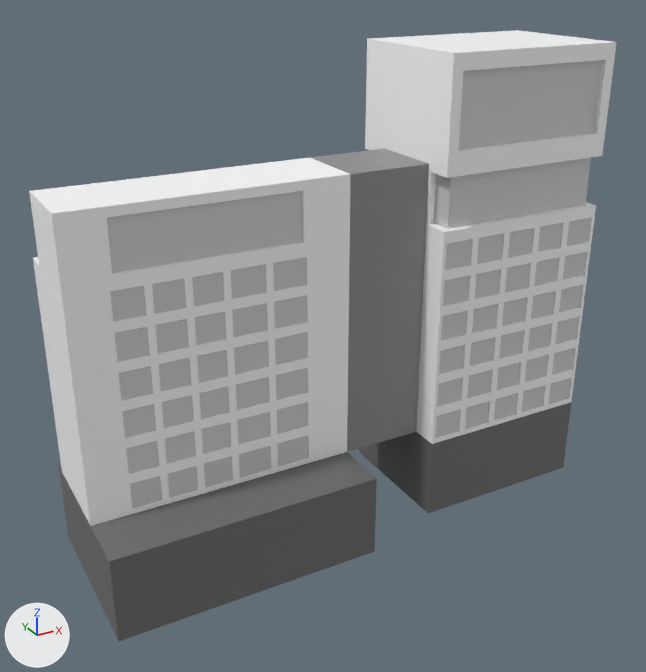
Renders of the FBX model Assets/fbx/buildings/highrise_01.fbx from each side of a commit.
Rendered twice from a camera (50 mm lens) standing at (-71.5, -126.6, 98.2) and looking at (-2.5, -1.2, 35.5). Lighting does not change. The marker at lower left points along +X, +Y and +Z. The picture after the commit comes second. Where no turn or scale is listed for an object, it has been applied to the vertices.
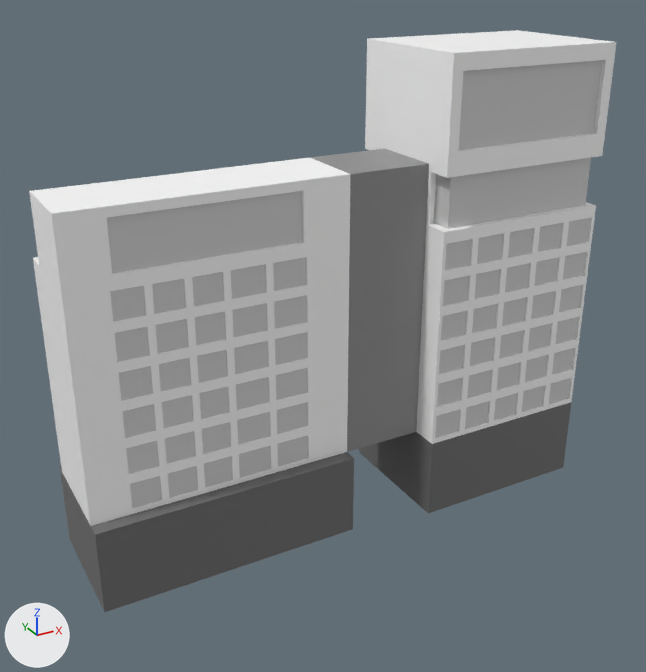
The newer file is also rescaled (x0.664), turned or shifted as a whole; pictures and numbers use the older file's frame.

Pixel boxes [x1, y1, x2, y2] of what changed, in the pictures (646 x 672 px; the box of a moved part takes in the faces that stretch with it):
'Cube.010', reshaped: before [29, 30, 617, 641]; after [29, 30, 617, 612]
part 1 of me_cube_013, moved or reshaped: before [91, 452, 377, 641]; after [91, 452, 354, 612]

Diff of the bpy script that builds the scene:
```diff
--- a/Assets/fbx/buildings/highrise_01.fbx.py
+++ b/Assets/fbx/buildings/highrise_01.fbx.py
@@ me_cube_013 @@
 # used by ob_cube_010; location = (0.0, 0.0, 0.0)
 # verts and faces of me_cube_013; kept vertices keep their numbers, new ones are numbered from 1670
 # before: 54 (-22.6, -17.5, 15.1) at pixel (262, 514), 55 (-22.6, -17.5, 0.0) at pixel (264, 590), 61 (-47.3, -17.5, 0.0) at pixel (118, 641), 62 (-47.3, -17.5, 15.1) at pixel (109, 561), 77 (-1.1, -17.5, 15.1) at pixel (376, 478)
 # before: 78 (-1.1, -17.5, 0.0) at pixel (374, 551), 147 (-15.4, -17.5, 0.0) at pixel (302, 576), 148 (-8.3, -17.5, 0.0) at pixel (339, 563), 151 (-8.3, -17.5, 15.1) at pixel (340, 489), 152 (-15.4, -17.5, 15.1) at pixel (301, 501)
 # before: 168 (-41.1, -17.5, 0.0) at pixel (157, 627), 169 (-34.9, -17.5, 0.0) at pixel (194, 614), 170 (-28.7, -17.5, 0.0) at pixel (230, 602), 189 (-28.7, -17.5, 15.1) at pixel (226, 525), 190 (-34.9, -17.5, 15.1) at pixel (188, 536)
 # before: 191 (-41.1, -17.5, 15.1) at pixel (149, 548)
-me_cube_013.from_pydata(...)  # 1670 vertices, 1647 faces; spans x -47.3..47.2, y -17.5..18.4, z 0.0..83.0
+me_cube_013.from_pydata(...)  # 1662 vertices, 1641 faces; spans x -47.3..47.2, y -12.6..12.6, z 0.0..83.0
+# me_cube_013 part 1
+for i in [54, 55, 61, 62, 77, 78, 147, 148, 151, 152, 168, 169, 170, 189, 190, 191]: verts[i] += (0.0, 7.5, 0.0)
+# other edits to the shape of me_cube_013 do not show in these pictures
 me_cube_013.materials.append(mat_material_1)
```
